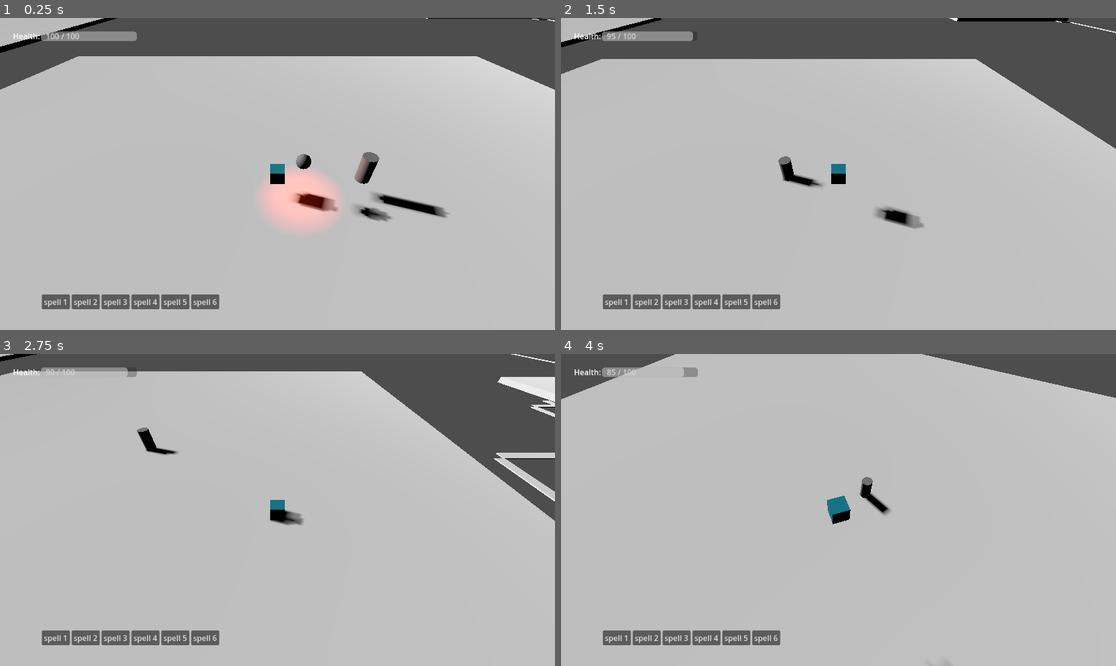
Above: before the commit, frames 1-4 (two rows, left to right).
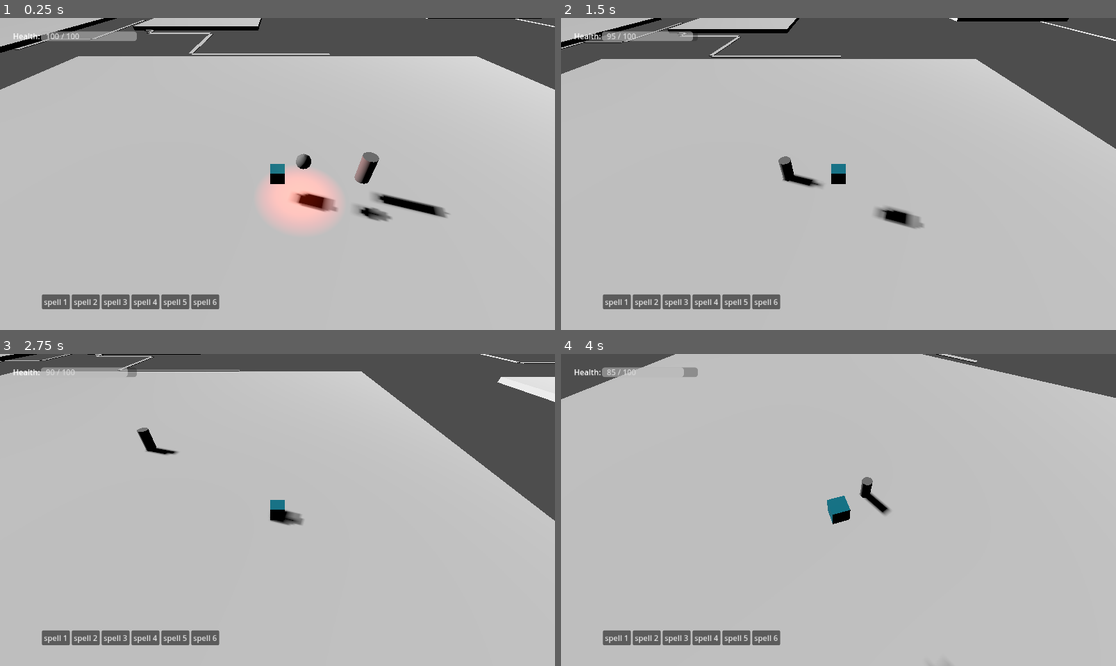
Above: after the commit, the same moments.

Repository: DumplingEater/possible_game
Game: Godot game, scene res://resources/scenes/main.tscn
Two runs of this game, one before a commit and one after it. Both use one fixed random seed, a clock stepped at 60 frames per second and the inputs below.
Inputs (mouse positions are in pixels of both pictures, inside the frame that each line leads up to):
- Up to frame 1 (0.25 s): no input
- Up to frame 2 (1.5 s): move the mouse to (960, 158) at 0.52 s; hold E (move_right) 0.53-1.28 s; tap 1 (action_1) at 0.6 s; tap Space (jump) at 0.77 s; move the mouse to (727, 189) at 1.27 s; hold S (move_back) from 1.28 s (still down); click (727, 189) at 1.35 s
- Up to frame 3 (2.75 s): tap Space (jump) at 1.52 s; move the mouse to (333, 441) at 2.02 s; release S (move_back) at 2.03 s; hold E (move_right) from 2.03 s (still down); hold Right mouse button (mouse_right_click) from 2.03 s (still down)
- Up to frame 4 (4 s): move the mouse to (810, 572) at 2.77 s; release E (move_right) at 2.78 s; release Right mouse button (mouse_right_click) at 2.78 s; hold W (move_forward) 2.78-3.53 s; tap Mouse wheel down (scroll_down) at 2.85 s; tap Space (jump) at 3.02, 3.77 s; move the mouse to (1005, 556) at 3.52 s; hold Q (move_left) from 3.53 s (still down); hold Mouse wheel up (scroll_up) from 3.53 s (still down)

The runs differ from the first frame. In frame 1, 1.2% of the frame differs, in the area x 2-100%, y 0-12%; in frame 2, 1.5%, in the area x 0-100%, y 0-13%; in frame 3, 0.9%; in frame 4, less than 0.1%.

Commit message:
idk

Diff:
--- a/resources/scenes/dungeon_level.tscn
+++ b/resources/scenes/dungeon_level.tscn
@@ -7,6 +7,6 @@
 
 [node name="dungeon_spawner" type="Node3D" parent="."]
 script = ExtResource("1_14uwh")
-room_count = 25
+room_count = 30
 max_iterations = 1000
 base_room = ExtResource("2_6wpme")
--- a/src/procedural_generation/dungeon_generator.gd
+++ b/src/procedural_generation/dungeon_generator.gd
@@ -216,7 +216,6 @@
 	rooms,
 	halls
 ):
-	var walker_xz: Vector2 = Vector2(start_xz[0], start_xz[1])
 
 	var move_option_deltas: Array[Vector2] = [
 		Vector2(0, 1),
@@ -230,8 +229,13 @@
 	# iterate until the node is within one step of the finish
 	var current_direction: int = -1
 	var hall_nodes = []
+
+	var walker_xz: Vector2 = Vector2(start_xz[0], start_xz[1])
+	var visited_nodes = [walker_xz]
+
 	print("Start Node: ", start_xz, " End Node: ", target_xz)
 	var iterations = 0
+
 	while not _is_near_end(walker_xz, target_xz):
 		print("Walker position: ", walker_xz)
 		var best_index: int = -1
@@ -243,6 +247,9 @@
 		for delta_index in range(move_option_deltas.size()):
 			var delta: Vector2 = move_option_deltas[int(delta_index)]
 			var candidate_xz: Vector2 = walker_xz + delta
+			if candidate_xz in visited_nodes:
+				print("We've already been here idiot")
+				continue
 			var candidate_node_count = hall_nodes.size() + 1
 			if delta_index != current_direction: candidate_node_count += 1
 			var heuristic_weight: float = _heuristic_weight(
@@ -262,7 +269,8 @@
 				best_delta = delta
 		iterations += 1
 		if iterations == 1000:
-			return []
+			#return []
+			break
 
 		#print("went: ", directions[best_index], " 	Best weight: ", best_weight, " Best Index: ", best_index, " Best Candidate: ", best_candidate, " Best Delta: ", best_delta)
 
@@ -279,6 +287,7 @@
 
 		# go ahead and move
 		walker_xz = best_candidate
+		visited_nodes += [walker_xz]
 
 	hall_nodes += [target_xz]
 	return hall_nodes
